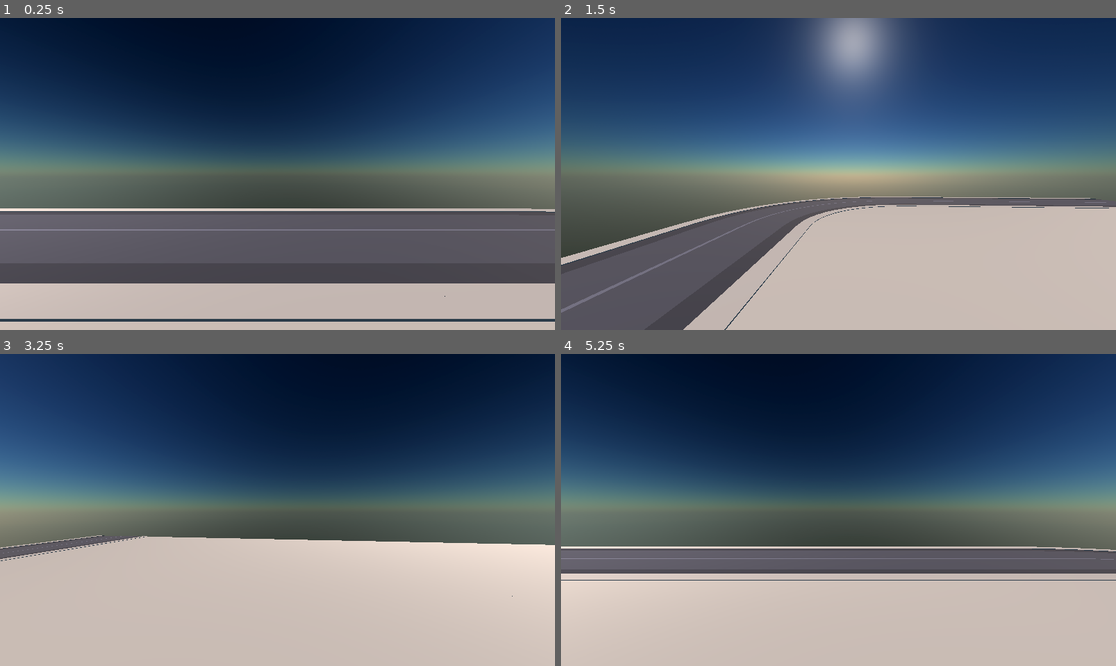
Above: before the commit, frames 1-4 (two rows, left to right).
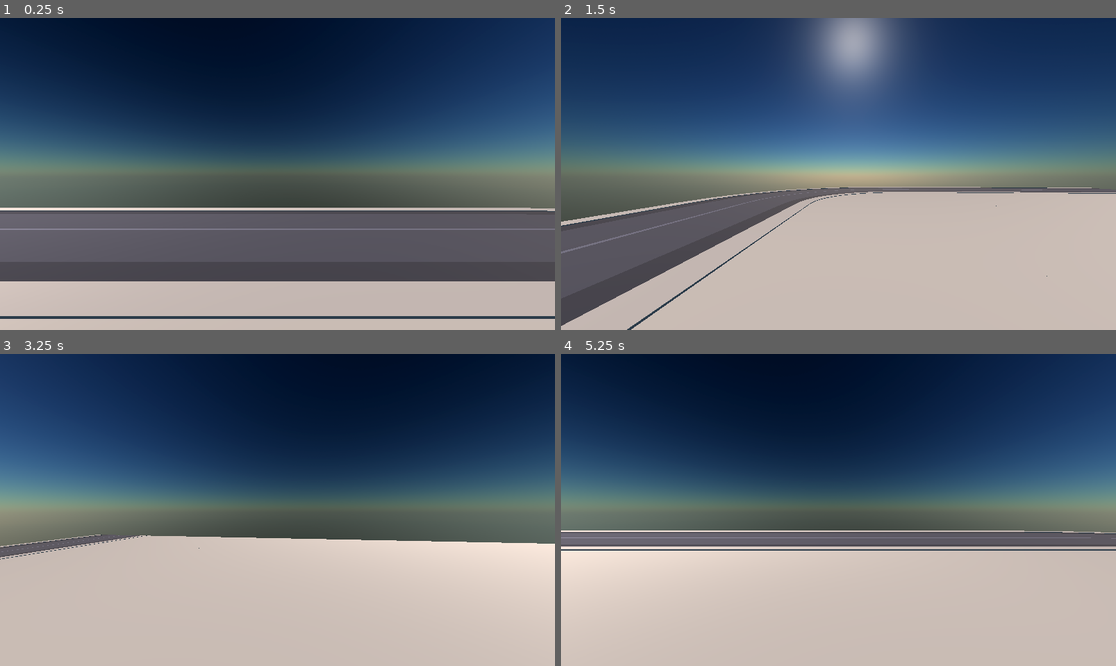
Above: after the commit, the same moments.

Repository: redru/very-normal-city
Game: Godot game, scene res://scenes/level.tscn
Two runs of this game, one before a commit and one after it. Both use one fixed random seed, a clock stepped at 60 frames per second and the inputs below.
Inputs (mouse positions are in pixels of both pictures, inside the frame that each line leads up to):
- Up to frame 1 (0.25 s): no input
- Up to frame 2 (1.5 s): move the mouse to (960, 158) at 0.52 s; hold D (move_right) 0.53-1.28 s; click (960, 158) at 0.67 s; tap Space (jump) at 0.77 s; move the mouse to (727, 189) at 1.27 s; hold S (move_backward) from 1.28 s (still down)
- Up to frame 3 (3.25 s): tap Space (jump) at 1.52, 3.02 s; move the mouse to (333, 441) at 2.02 s; release S (move_backward) at 2.03 s; hold D (move_right) 2.03-2.78 s; move the mouse to (249, 572) at 2.77 s; hold W (move_forward) from 2.78 s (still down); click (249, 572) at 2.92 s
- Up to frame 4 (5.25 s): move the mouse to (1005, 556) at 3.52 s; release W (move_forward) at 3.53 s; hold A (move_left) 3.53-5.03 s; tap Space (jump) at 3.77, 4.52 s; move the mouse to (672, 463) at 4.27 s; move the mouse to (866, 510) at 5.02 s; hold S (move_backward) from 5.03 s (still down); click (866, 510) at 5.17 s

The runs differ from the first frame. In frame 1, 3.6% of the frame differs, in the area x 0-100%, y 60-98%; in frame 2, 12%, in the area x 0-100%, y 54-100%; in frame 3, 0.6%; in frame 4, 11%.

Commit message:
Add gravity scale to player

Diff:
--- a/scenes/characters/player.gd
+++ b/scenes/characters/player.gd
@@ -6,6 +6,7 @@
 @export var rotation_speed = 2.0
 @export var movement_speed = 2.0
 @export var jump_force = 4.0
+@export var gravity_scale = 1.2
 
 func _ready():
 	pass
@@ -36,7 +37,7 @@
 		else:
 			velocity.y = 0.0
 	else:
-		velocity.y = clampf(velocity.y - 9.8 * delta, -9.8, 1000.0)
+		velocity.y = clampf(velocity.y - 9.8 * gravity_scale * delta, -9.8, 1000.0)
 
 	# Apply movement
 	velocity = Vector3(movement_velocity.x, velocity.y, movement_velocity.z)
--- a/scenes/characters/player.tscn
+++ b/scenes/characters/player.tscn
@@ -41,10 +41,10 @@
 script = ExtResource("3_atpat")
 
 [node name="Skeleton3D" parent="character-male-a" index="0"]
-bones/3/rotation = Quaternion(-0.033379, 0, 0, 0.999443)
-bones/4/rotation = Quaternion(0, 0, -0.288388, 0.957514)
-bones/5/rotation = Quaternion(0, 0, 0.288388, 0.957514)
-bones/6/rotation = Quaternion(0, 0.033379, 0, 0.999443)
+bones/3/rotation = Quaternion(0.0109671, 0, 0, 0.99994)
+bones/4/rotation = Quaternion(0, 0, -0.352084, 0.935968)
+bones/5/rotation = Quaternion(0, 0, 0.352084, 0.935968)
+bones/6/rotation = Quaternion(0, -0.0109671, 0, 0.99994)
 
 [node name="head-mesh" parent="character-male-a/Skeleton3D" index="1"]
 visible = false
